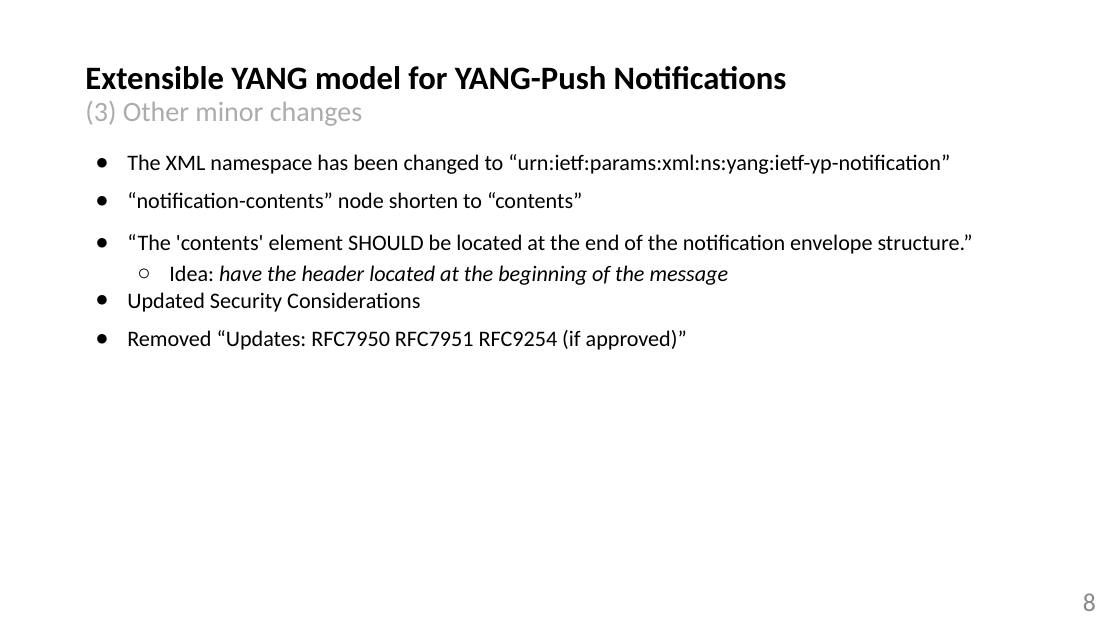
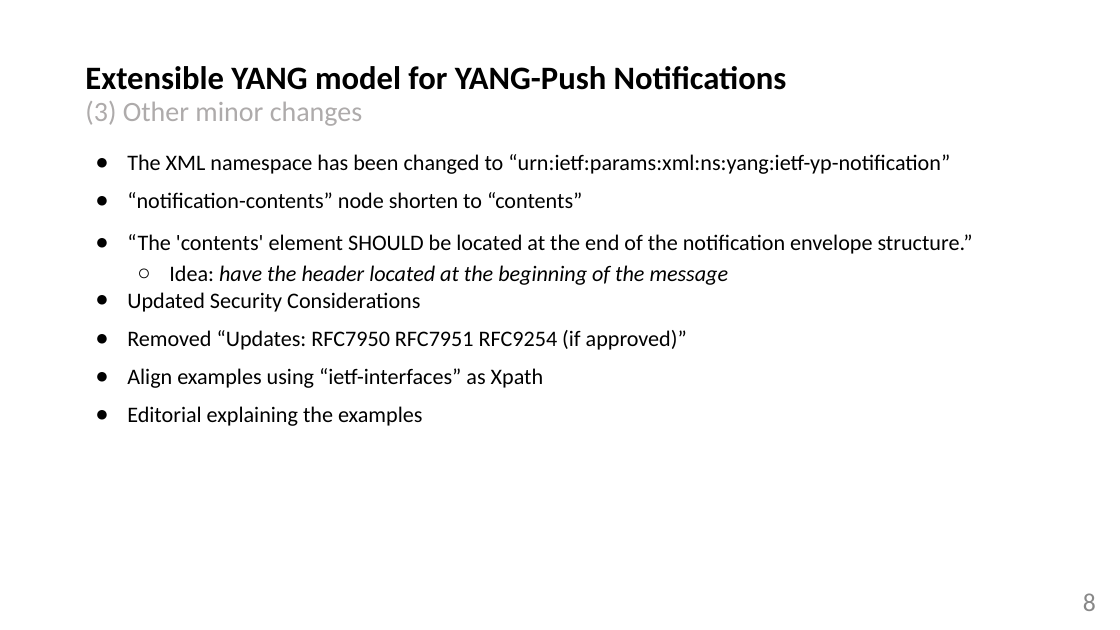
Before and after one commit to network-analytics/ietf-network-analytics-document-status, a slide deck: slide 8 of 122/NETCONF/draft-netana-netconf-notif-envelope-03.pptx. Drawn at 1120x630 pixels with LibreOffice and Linux fonts; fonts in the diff are those of the drawing. Boxes give left, top, right and bottom in pixels: in the first picture for what was removed or moved away, otherwise in the second. Text is boxed around its words. In the diff, an @@ line names an element or a change of style, - is before the commit and + after.

```diff
--- a/122/NETCONF/draft-netana-netconf-notif-envelope-03.pptx
+++ b/122/NETCONF/draft-netana-netconf-notif-envelope-03.pptx
@@ text at [127, 368, 544, 426]: paragraphs added @@
+● Align examples using “ietf-interfaces” as Xpath
+● Editorial explaining the examples
```
Also in this commit, not shown: 3 other slides changed, 1 other file.
